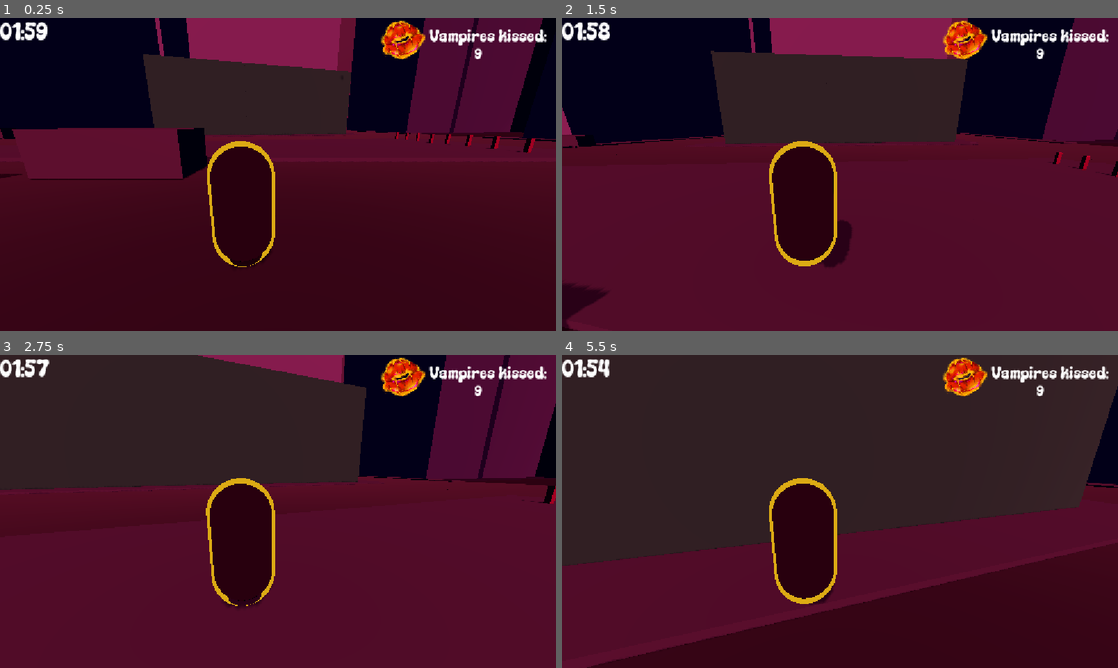
Above: before the commit, frames 1-4 (two rows, left to right).
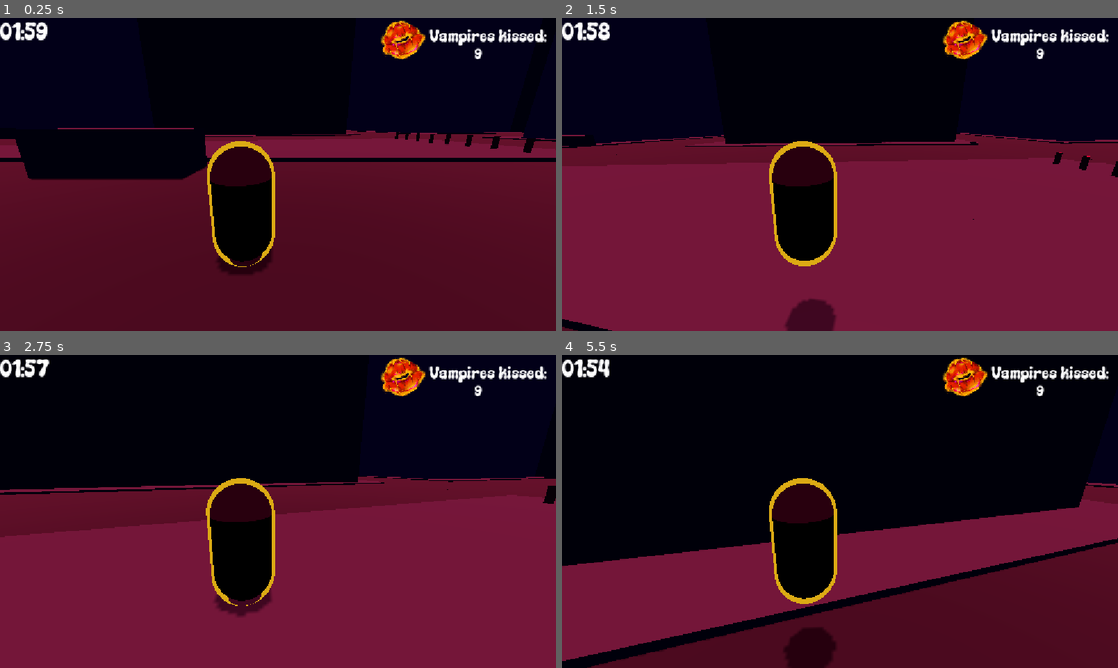
Above: after the commit, the same moments.

Repository: gamedagamez-dev/DownForTheCountGMTK2026
Game: Godot game, scene res://Scenes/World/World3d.tscn
Same seed, same stepped clock (60 frames per second), same inputs: the game is played once before the commit and once after it.
Inputs (mouse positions are in pixels of both pictures, inside the frame that each line leads up to):
- Up to frame 1 (0.25 s): no input
- Up to frame 2 (1.5 s): tap Enter at 0.5 s; move the mouse to (867, 174) at 0.52 s; hold Shift (movement_sprint) 0.53-1.28 s; hold W (move_forward) from 0.53 s (still down); tap Space (movement_jump) at 0.77 s; move the mouse to (812, 174) at 1.27 s; tap Shift (movement_sprint) at 1.35 s
- Up to frame 3 (2.75 s): keep holding W (move_forward); tap Space (movement_jump) at 1.52 s; move the mouse to (289, 505) at 2.02 s; hold Shift (movement_sprint) from 2.03 s (still down)
- Up to frame 4 (5.5 s): keep holding W (move_forward); move the mouse to (834, 517) at 2.77 s; release Shift (movement_sprint) at 2.78 s; tap Shift (movement_sprint) at 2.85, 4.35 s; tap Space (movement_jump) at 3.02, 3.77, 4.52 s; move the mouse to (878, 514) at 3.52 s; hold Shift (movement_sprint) 3.53-4.28 s; move the mouse to (795, 508) at 4.27 s; move the mouse to (845, 511) at 5.02 s; hold Shift (movement_sprint) from 5.03 s (still down)

The runs differ from the first frame. In frame 1, 31% of the frame differs, in the area x 0-100%, y 0-78%; in frame 2, 73%; in frame 3, 83%, in the area x 0-100%, y 0-100%; in frame 4, 76%.

Commit message:
World Whitebox work

Diff:
--- a/Scenes/World/World3d.tscn
+++ b/Scenes/World/World3d.tscn
@@ -885,19 +885,27 @@
 [node name="CollisionShape3D" type="CollisionShape3D" parent="Sidewalks/sidewalk27/StaticBody3D" unique_id=1092515466]
 shape = SubResource("ConcavePolygonShape3D_fm7lc")
 
-[node name="TestLighting" type="Node" parent="." unique_id=293210946]
-
-[node name="DirectionalLight3D" type="DirectionalLight3D" parent="TestLighting" unique_id=1671249555]
-transform = Transform3D(0.77958274, 0.6262684, 0.0062434375, -0.48142236, 0.59284145, 0.6455784, 0.40060377, -0.5062875, 0.7636684, 0, 27.122967, 0)
+[node name="Lighting" type="Node" parent="." unique_id=293210946]
+
+[node name="DirectionalLight3D" type="DirectionalLight3D" parent="Lighting" unique_id=1671249555]
+transform = Transform3D(0.9999998, 0, -2.9802322e-08, 2.9802322e-08, 0, 0.9999999, 0, -0.9999999, -4.3711385e-08, 0, 27.122967, 0)
 light_color = Color(1, 0.40727, 0.5396764, 1)
 shadow_enabled = true
 shadow_opacity = 0.55
 sky_mode = 1
 
-[node name="WorldEnvironment" type="WorldEnvironment" parent="TestLighting/DirectionalLight3D" unique_id=410159627]
+[node name="WorldEnvironment" type="WorldEnvironment" parent="Lighting/DirectionalLight3D" unique_id=410159627]
 environment = SubResource("Environment_oywug")
 camera_attributes = SubResource("CameraAttributesPractical_noce4")
 
+[node name="OmniLight3D" type="OmniLight3D" parent="Lighting" unique_id=307202859]
+transform = Transform3D(1, 0, 0, 0, 1, 0, 0, 0, 1, -102.3, 8.6, 20.5)
+light_bake_mode = 1
+
+[node name="OmniLight3D2" type="OmniLight3D" parent="Lighting" unique_id=73314388]
+transform = Transform3D(1, 0, 0, 0, 1, 0, 0, 0, 1, -116.3, 4.2000003, 20.5)
+light_bake_mode = 1
+
 [node name="Buildings" type="Node" parent="." unique_id=1771611290]
 
 [node name="BorderBuildings" type="Node" parent="Buildings" unique_id=476602932]
@@ -1515,6 +1523,16 @@
 [node name="CollisionShape3D" type="CollisionShape3D" parent="Buildings/Building2/building14/StaticBody3D" unique_id=854044227]
 shape = SubResource("ConcavePolygonShape3D_fm7lc")
 
+[node name="building20" type="MeshInstance3D" parent="Buildings/Building2" unique_id=1816301473]
+transform = Transform3D(-0.584931, 2.800971e-06, 22.44039, 8.8322075e-08, 18.55, -3.3884037e-06, -2.1829922, -2.6361134e-13, -6.012884, -19.474169, 29.202991, -50.98368)
+mesh = SubResource("BoxMesh_7tdgh")
+surface_material_override/0 = SubResource("StandardMaterial3D_7tdgh")
+
+[node name="StaticBody3D" type="StaticBody3D" parent="Buildings/Building2/building20" unique_id=583087951]
+
+[node name="CollisionShape3D" type="CollisionShape3D" parent="Buildings/Building2/building20/StaticBody3D" unique_id=679427149]
+shape = SubResource("ConcavePolygonShape3D_fm7lc")
+
 [node name="building16" type="MeshInstance3D" parent="Buildings/Building2" unique_id=1464966599]
 transform = Transform3D(-0.584931, 2.8009704e-06, 30.88258, 8.8322075e-08, 18.55, -4.663138e-06, -2.1829922, -1.3180567e-13, -8.274962, 7.032493, 10.653, -57.9807)
 mesh = SubResource("BoxMesh_7tdgh")
@@ -1525,6 +1543,16 @@
 [node name="CollisionShape3D" type="CollisionShape3D" parent="Buildings/Building2/building16/StaticBody3D" unique_id=1067825338]
 shape = SubResource("ConcavePolygonShape3D_fm7lc")
 
+[node name="building17" type="MeshInstance3D" parent="Buildings/Building2" unique_id=1684717638]
+transform = Transform3D(-0.584931, 2.8009704e-06, 30.88258, 8.8322075e-08, 18.55, -4.663138e-06, -2.1829922, -1.3180567e-13, -8.274962, 7.032496, 29.203, -57.9807)
+mesh = SubResource("BoxMesh_7tdgh")
+surface_material_override/0 = SubResource("StandardMaterial3D_7tdgh")
+
+[node name="StaticBody3D" type="StaticBody3D" parent="Buildings/Building2/building17" unique_id=1785281425]
+
+[node name="CollisionShape3D" type="CollisionShape3D" parent="Buildings/Building2/building17/StaticBody3D" unique_id=1209654935]
+shape = SubResource("ConcavePolygonShape3D_fm7lc")
+
 [node name="building15" type="MeshInstance3D" parent="Buildings/Building2" unique_id=1193895419]
 transform = Transform3D(-2.2599998, 2.800971e-06, 9.536743e-07, 3.412504e-07, 18.55, -7.3896445e-13, -5.9604645e-08, -2.9560133e-13, -23.232, -29.87017, 10.652994, -60.27648)
 mesh = SubResource("BoxMesh_7tdgh")
@@ -1535,6 +1563,36 @@
 [node name="CollisionShape3D" type="CollisionShape3D" parent="Buildings/Building2/building15/StaticBody3D" unique_id=574398341]
 shape = SubResource("ConcavePolygonShape3D_fm7lc")
 
+[node name="building21" type="MeshInstance3D" parent="Buildings/Building2" unique_id=209561283]
+transform = Transform3D(-2.2599998, 2.800971e-06, 9.536743e-07, 3.412504e-07, 18.55, -7.3896445e-13, -5.9604645e-08, -2.9560133e-13, -23.232, -29.870169, 29.202993, -60.27648)
+mesh = SubResource("BoxMesh_7tdgh")
+surface_material_override/0 = SubResource("StandardMaterial3D_7tdgh")
+
+[node name="StaticBody3D" type="StaticBody3D" parent="Buildings/Building2/building21" unique_id=2080247822]
+
+[node name="CollisionShape3D" type="CollisionShape3D" parent="Buildings/Building2/building21/StaticBody3D" unique_id=1020158217]
+shape = SubResource("ConcavePolygonShape3D_fm7lc")
+
+[node name="building18" type="MeshInstance3D" parent="Buildings/Building2" unique_id=1214787269]
+transform = Transform3D(-2.26, 2.8009715e-06, 1.3607741e-06, 3.4125046e-07, 18.55, -1.7949838e-13, -3.412505e-07, 5.346149e-14, -9.012, 21.431826, 10.652987, -65.49008)
+mesh = SubResource("BoxMesh_7tdgh")
+surface_material_override/0 = SubResource("StandardMaterial3D_7tdgh")
+
+[node name="StaticBody3D" type="StaticBody3D" parent="Buildings/Building2/building18" unique_id=1330990377]
+
+[node name="CollisionShape3D" type="CollisionShape3D" parent="Buildings/Building2/building18/StaticBody3D" unique_id=1570679357]
+shape = SubResource("ConcavePolygonShape3D_fm7lc")
+
+[node name="building19" type="MeshInstance3D" parent="Buildings/Building2" unique_id=1515707220]
+transform = Transform3D(-2.26, 2.8009715e-06, 1.3607741e-06, 3.4125046e-07, 18.55, -1.7949838e-13, -3.412505e-07, 5.346149e-14, -9.012, 21.431828, 29.202986, -65.49008)
+mesh = SubResource("BoxMesh_7tdgh")
+surface_material_override/0 = SubResource("StandardMaterial3D_7tdgh")
+
+[node name="StaticBody3D" type="StaticBody3D" parent="Buildings/Building2/building19" unique_id=666365523]
+
+[node name="CollisionShape3D" type="CollisionShape3D" parent="Buildings/Building2/building19/StaticBody3D" unique_id=1900502785]
+shape = SubResource("ConcavePolygonShape3D_fm7lc")
+
 [node name="TemporaryBuildings" type="Node" parent="Buildings" unique_id=279471060]
 
 [node name="TempBuilding0" type="MeshInstance3D" parent="Buildings/TemporaryBuildings" unique_id=1381381403]
@@ -1647,6 +1705,16 @@
 [node name="CollisionShape3D" type="CollisionShape3D" parent="Buildings/TemporaryBuildings/TempBuilding14/StaticBody3D" unique_id=84792760]
 shape = SubResource("ConcavePolygonShape3D_fm7lc")
 
+[node name="TempBuilding27" type="MeshInstance3D" parent="Buildings/TemporaryBuildings" unique_id=2119868615]
+transform = Transform3D(52.736, 1.1787654e-05, 2.9338858e-06, -7.691583e-06, 80.82, 9.383248e-07, -6.4440396e-06, -3.158494e-06, 24.01, -4.144, 78.187, -59.664)
+mesh = SubResource("BoxMesh_7tdgh")
+surface_material_override/0 = SubResource("StandardMaterial3D_3jgpa")
+
+[node name="StaticBody3D" type="StaticBody3D" parent="Buildings/TemporaryBuildings/TempBuilding27" unique_id=960057928]
+
+[node name="CollisionShape3D" type="CollisionShape3D" parent="Buildings/TemporaryBuildings/TempBuilding27/StaticBody3D" unique_id=386601726]
+shape = SubResource("ConcavePolygonShape3D_fm7lc")
+
 [node name="TempBuilding15" type="MeshInstance3D" parent="Buildings/TemporaryBuildings" unique_id=40569047]
 transform = Transform3D(46.26398, 1.5751877e-05, 1.4312702, -7.2320927e-06, 108, -1.8000097e-14, -12.396404, -4.2207043e-06, 5.34157, -86.946, 50.264, -35.146)
 mesh = SubResource("BoxMesh_7tdgh")
@@ -2962,3 +3030,5 @@
 
 [node name="CollisionShape3D2" type="CollisionShape3D" parent="GroundBarriers/GroundBarrier17/StaticBody3D" unique_id=408652137]
 shape = SubResource("ConcavePolygonShape3D_fm7lc")
+
+[node name="Platforms" type="Node" parent="." unique_id=2049937572]
